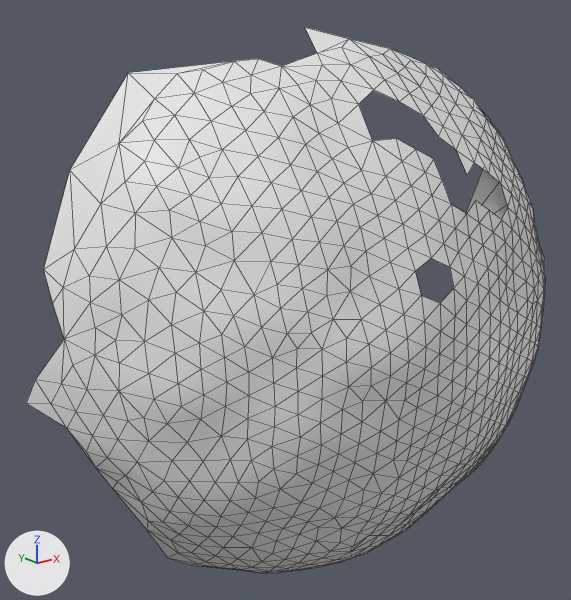
The OBJ model res/final/onecam_fullvolume/06/cleanedup/FullVolium.000338.obj: old version first, new version second.
Before and after are seen from a camera (50 mm lens) standing at (260.9, 426.2, 250.1) and looking at (377.8, 572.4, 191.6). Lighting does not change. The marker at lower left points along +X, +Y and +Z. Mesh edges are drawn as thin lines. Where no turn or scale is listed for an object, it has been applied to the vertices.

Before the edit, the objects in view are built like this:
```python
me_fullvolium_000338 = bpy.data.meshes.new('FullVolium.000338')
me_fullvolium_000338.from_pydata(...)  # 716 vertices, 1370 faces; spans x 315.0..466.0, y 526.0..592.0, z 111.0..256.0
# before: 138 (317.0, 582.0, 183.0) at pixel (35, 379), 140 (319.0, 579.0, 178.0) at pixel (50, 403), 465 (321.0, 577.0, 173.0) at pixel (66, 428), 566 (315.0, 584.0, 178.0) at pixel (26, 403)
ob_fullvolium_000338 = bpy.data.objects.new('FullVolium.000338', me_fullvolium_000338)
ob_fullvolium_000338.location = (0.0, 0.0, 0.0)
```
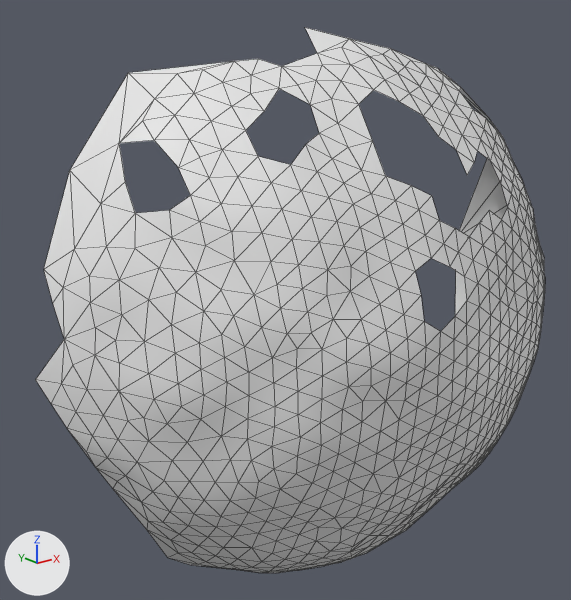
Changed parts and their boxes [x1, y1, x2, y2] in the pictures (571 x 600 px):
'FullVolium.000338', reshaped
    before: [26, 27, 545, 573]
    after: [36, 27, 545, 573]
part 1 of me_fullvolium_000338, deleted
    before: [26, 380, 67, 428]
part 2 of me_fullvolium_000338, deleted
    before: [246, 87, 501, 331]
part 3 of me_fullvolium_000338, deleted
    before: [119, 140, 190, 213]

What the commit changed:
me_fullvolium_000338 is used by ob_fullvolium_000338; location (0.0, 0.0, 0.0).
Verts and faces of me_fullvolium_000338; kept vertices keep their numbers, new ones are numbered from 716.
me_fullvolium_000338 had 716 vertices, 1370 faces and spanned x 315.0..466.0, y 526.0..592.0, z 111.0..256.0.
me_fullvolium_000338 now has 698 vertices, 1318 faces and spans x 317.0..466.0, y 526.0..592.0, z 111.0..256.0.
Part 1, on me_fullvolium_000338:
Vertices deleted: 566 (with the faces that use them).
Part 2, on me_fullvolium_000338:
15 vertices are removed from x 360.0..421.0, y 527.0..553.0, z 201.0..239.0.
41 faces are deleted.
Part 3, on me_fullvolium_000338:
2 vertices are removed from x 338.0, y 563.0..568.0, z 225.0..229.0.
9 faces are deleted.
